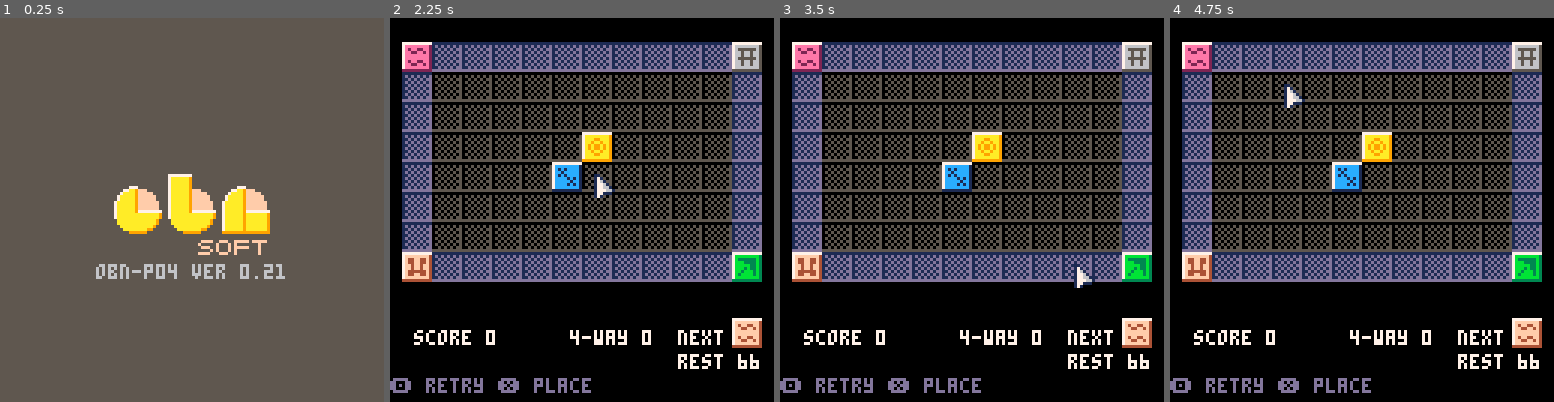
Above: before the commit, frames 1-4 (left to right).
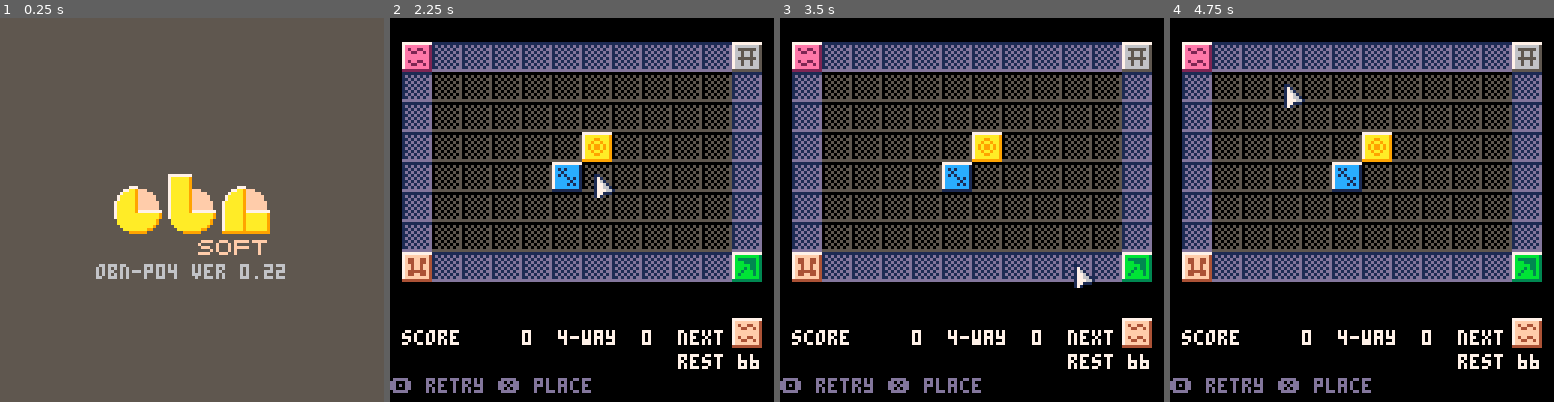
Above: after the commit, the same moments.

Repository: obono/Pico8Works
Game: PICO-8 cartridge src/ishido.p8
Same seed, same stepped clock (60 frames per second), same inputs: the game is played once before the commit and once after it.
Inputs (mouse positions are in pixels of both pictures, inside the frame that each line leads up to):
- Up to frame 1 (0.25 s): no input
- Up to frame 2 (2.25 s): tap X (X key) at 0.33, 1.07, 1.85 s; click (670, 121) at 0.67 s; tap O (Z key) at 0.7, 1.7, 2.1 s; click (436, 267) at 1.22 s; hold Right 1.6-2.1 s; click (497, 114) at 1.77 s; hold Up from 2.15 s (still down)
- Up to frame 3 (3.5 s): click (952, 259) at 2.32 s; release Up at 2.42 s; hold Right 2.47-3.03 s; tap O (Z key) at 2.5, 2.9, 3.3 s; click (1014, 106) at 2.87 s; tap X (X key) at 2.97 s; hold Left from 3.08 s (still down); click (1075, 256) at 3.42 s
- Up to frame 4 (4.75 s): release Left at 3.58 s; hold Down 3.63-3.97 s; tap O (Z key) at 3.7, 4.1, 4.5 s; click (1231, 102) at 3.97 s; hold Right 4.02-4.68 s; tap X (X key) at 4.08 s; click (1292, 248) at 4.52 s; hold Up from 4.73 s (still down)

The runs differ from the first frame. In frame 1, less than 0.1% of the frame differs, in the area x 71-75%, y 64-68%; in frame 2, 0.6%, in the area x 3-62%, y 81-86%; in frame 3, 0.6%; in frame 4, 0.6%.

Commit message:
'Ishido' v0.22
 - Save 5 high-scores and replay data to cart-data.
 - Display obtained score.
 - Slow down spark animation.
 - Print numbers in right align.
 - Tune some functions.

Diff:
--- a/src/ishido.p8
+++ b/src/ishido.p8
@@ -2,7 +2,7 @@
 version 8
 __lua__
 
--- ishido v0.21
+-- ishido v0.22
 
 --copyright (c) 2017 obono
 --released under the mit license
@@ -12,7 +12,7 @@
 
 function init_logo()
  cartdata("obono_ishido")
- poke(0x5f2d,1)
+ poke(0x5f2d,1) -- enable mouse
  gm=1
  gc=60 -- wait 2s
  gd=true
@@ -29,7 +29,7 @@
  map(124,28,56,48,2,3) -- b
  map(126,29,74,56,2,2) -- n
  map(125,31,66,72,3,1) -- soft
- print("obn-p04 ver 0.21",
+ print("obn-p04 ver 0.22",
    32,82,6)
 end
 
@@ -57,7 +57,7 @@
    "stones",12,66,6)
  print("press any button",
    32,88,7)
- print("2017.08 "..
+ print("2017.09 "..
    "programmed by obono",
    10,112,5)
 end
@@ -90,8 +90,8 @@
  shuffle_stones()
  adjust_stones()
  init_board()
- ge=check_field(7)
- pt,pf=0,0
+ ge=eval_field(7)
+ pt,pf,pk,ph=0,0,0,0
  cx,cy=6,4
  rt=32
  ds=0
@@ -107,7 +107,7 @@
  for i=1,2 do
   for t=1,6 do
    for c=0,5 do
-    add(sa,{t=t,c=c})
+    add(sa,{x=0,y=0,t=t,c=c})
    end
   end
  end
@@ -166,7 +166,7 @@
  mset(x,y,s.t*6+s.c)
 end
 
-function check_field(i)
+function eval_field(i)
  si,sn=i,sa[i]
  hx,hy=114,100
  local x,y,n
@@ -181,6 +181,10 @@
  return r
 end
 
+function eval_pos(x,y)
+ return mget(x,y+8)
+end
+
 function can_place(x,y,s)
  if(s.t==7)return 0
  local t,c=get_stone(x,y)
@@ -188,8 +192,8 @@
  local i
  local ns,na,nt,nc=0,0,1,1
  for i=1,7,2 do
-  local vx,vy=i%3-1,flr(i/3)-1
-  t,c=get_stone(x+vx,y+vy)
+  local v,w=i%3-1,flr(i/3)-1
+  t,c=get_stone(x+v,y+w)
   if(t<7)then
    ns+=1
    local et,ec=(s.t==t),(s.c==c)
@@ -210,12 +214,15 @@
  tune_music()
  check_mouse()
  move_particles()
+ if(ph>0)ph-=1 gd=true
+ if(ds>0)ds-=1 gd=true
  if(sq>0)sq-=1 gd=true
  if(hc!=nil)then
-  coresume(hc)
+  if(not coresume(hc))then
+   reach_stone()
+  end
   return
  end
- if(ds>0)ds-=1 gd=true
  if(process_retry())return
  if(ge)then
   move_cursor()
@@ -247,8 +254,8 @@
  for p in all(pa) do
   p.x+=p.v p.y+=p.w
   p.v*=3/4 p.w*=3/4
-  if(abs(p.v)<1/8 or
-    abs(p.w)<1/8)then del(pa,p)
+  if(p.v*p.v+p.w*p.w<1/64)then
+   del(pa,p)
   end
   gd=true
  end
@@ -291,35 +298,38 @@
 
 function process_place()
  if(not is_place_op())return
- local n=mget(cx,cy+8)
- if(n>0)then
-  hc=cocreate(animate_place)
-  coresume(hc,cx,cy,n)
- end
-end
-
-function animate_place(x,y,n)
+ if(eval_pos(cx,cy)>0)then
+  hc=cocreate(move_stone)
+  coresume(hc)
+ end
+end
+
+function move_stone()
  local i,t1,t2
- local tx,ty=coord(x,y)
- for i=1,8 do
+ local tx,ty=coord(cx,cy)
+ for i=1,7 do
   t1=i*i/64 t2=1-t1
   hx=tx*t1+114*t2
   hy=ty*t1+100*t2
   gd=true
   yield()
  end
- local _,c=get_stone(x,y)
- place_stone(x,y,sn)
- add_spark(x,y,0,-1,sn,n)
- add_spark(x,y,0,1,sn,n)
- add_spark(x,y,-1,0,sn,n)
- add_spark(x,y,1,0,sn,n)
- if(c==0)pt+=shl(1,n+pf-1)
+ hx,hy=114,100
+end
+
+function reach_stone()
+ local _,c=get_stone(cx,cy)
+ local n=eval_pos(cx,cy)
+ place_stone(cx,cy,sn)
+ sa[si].x,sa[si].y=cx,cy
+ add_sparks(cx,cy,sn,n)
+ pk,ph=0,0
+ if(c==0)pk=shl(1,pf+n-1)
  if(n==4)then
-  pf+=1 pt+=pq[pf]
-  add_shine(x,y)
- end
- ge=check_field(si+1)
+  pf+=1 pk+=pq[pf]
+  add_shine(cx,cy)
+ end
+ ge=eval_field(si+1)
  if(ge)then
   sfx(n+1)
  else
@@ -329,11 +339,25 @@
   else
    sfx(1)
   end
-  if(si>70)pt+=pb[si-70]
- end
- ds=n*4
+  if(si>70)pk+=pb[si-70]
+ end
+ if(pk>0)pt+=pk ph=15
+ if(not ge)do
+  if(update_hiscore()==1)then
+   encode_stones()
+  end
+ end
+ ds=n*2+2
  gd=true
  hc=nil
+end
+
+function add_sparks(x,y,s,n)
+ local i
+ for i=1,7,2 do
+  local v,w=i%3-1,flr(i/3)-1
+  add_spark(x,y,v,w,s,n)
+ end
 end
 
 function add_spark(x,y,v,w,s,n)
@@ -359,7 +383,7 @@
 end
 
 function add_shine(x,y)
- sx,sy,sq=x,y,5
+ sx,sy,sq=x,y,10
 end
 
 function get_stone(x,y)
@@ -388,6 +412,72 @@
   -- phase3; loop 10
   poke(0x3125,17)
  end
+end
+
+function update_hiscore()
+ local i,p,f
+ for i=5,1,-1 do
+  p,f=get_hiscore(i)
+  if(p>pt)return i+1
+  if(i<5)set_hiscore(i+1,p,f)
+  set_hiscore(i,pt,pf)
+ end
+ return 1
+end
+
+function get_hiscore(n)
+ return
+   dgetb(n*3)+dgetb(n*3+1)*256,
+   dgetb(n*3+2)
+end
+
+function set_hiscore(n,p,f)
+ dsetb(n*3,p%256)
+ dsetb(n*3+1,shr(p,8))
+ dsetb(n*3+2,f)
+end
+
+
+function encode_stones()
+ local a=20
+ local i,z,b
+ for i=1,72,2 do
+  z=encode_stone(sa[i])
+  b=encode_stone(sa[i+1])
+  dsetb(a,z%256)
+  dsetb(a+1,flr(z/256)+b%16*16)
+  dsetb(a+2,flr(b/16))
+  a+=3
+ end
+end
+
+function encode_stone(s)
+ return s.x*288+s.y*36+
+   (s.t-1)*6+s.c
+end
+
+function decode_stones()
+ local a=20
+ local i,z,b
+ sa={}
+ for i=1,36 do
+  b=dgetb(a+1)
+  z=dgetb(a)+b%16*256
+  add(sa,decode_stone(z))
+  z=flr(b/16)+dgetb(a+2)*16
+  add(sa,decode_stone(z))
+  a+=3
+ end
+ add(sa,{t=7,c=0})
+end
+
+function decode_stone(z)
+ return {
+   x=flr(z/288),
+   y=flr(z/36)%8,
+   t=(flr(z/6)%6)+1,
+   c=z%6
+ }
 end
 
 function draw_game()
@@ -399,6 +489,7 @@
  if(ge and hc==nil)draw_cursor()
  camera(0,0)
  draw_status()
+ draw_stone(114,100,{t=7,c=0})
  draw_stone(hx,hy,sn)
  draw_guide()
 end
@@ -414,17 +505,18 @@
 
 function draw_particles()
  for p in all(pa) do
-   line(p.x,p.y,p.x-p.v,p.y-p.w,p.c)
+   line(p.x,p.y,
+     p.x-p.v,p.y-p.w,p.c)
  end
 end
 
 function draw_shine()
  local x,y=coord(sx,sy)
- local z=75/sq
- rectfill(x+5-sq,y+5-z,
-   x+4+sq,y+4+z,7)
- rectfill(x+5-z,y+5-sq,
-   x+4+z,y+4+sq,7)
+ local v,w=sq/2,150/sq
+ rectfill(x+5-v,y+5-w,
+   x+4+v,y+4+w,7)
+ rectfill(x+5-w,y+5-v,
+   x+4+w,y+4+v,7)
 end
 
 function draw_cursor()
@@ -433,10 +525,16 @@
 end
 
 function draw_status()
- print("score "..pt,8,104,7)
- print("4-way "..pf,60,104)
+ print("score",4,104,7)
+ print("4-way ",56,104)
  print("next",96,104)
- print("rest "..(73-si),96,112)
+ print("rest ",96,112)
+ draw_number(48,104,"",pt,7)
+ draw_number(88,104,"",pf,7)
+ draw_number(124,112,"",73-si,7)
+ if(ph>0)then
+  draw_number(48,110,"+",pk,9)
+ end
  if(not ge)then
   if(si==73)then
    print("completed!",44,92,10)
@@ -445,6 +543,11 @@
      32,92,6)
   end
  end
+end
+
+function draw_number(x,y,g,n,c)
+ local z=g..n
+ print(z,x-#z*4,y,c)
 end
 
 function draw_guide()
@@ -485,12 +588,12 @@
  mx,my,mb=x,y,stat(34)
 end
 
-function dgetb(n,t)
- return peek(0x5dff+n*10+t)
-end
-
-function dputb(n,t,z)
- poke(0x5dff+n*10+t,z)
+function dgetb(a)
+ return peek(0x5e00+a)
+end
+
+function dsetb(a,z)
+ poke(0x5e00+a,z)
 end
 
 -- pico-8 special functions
